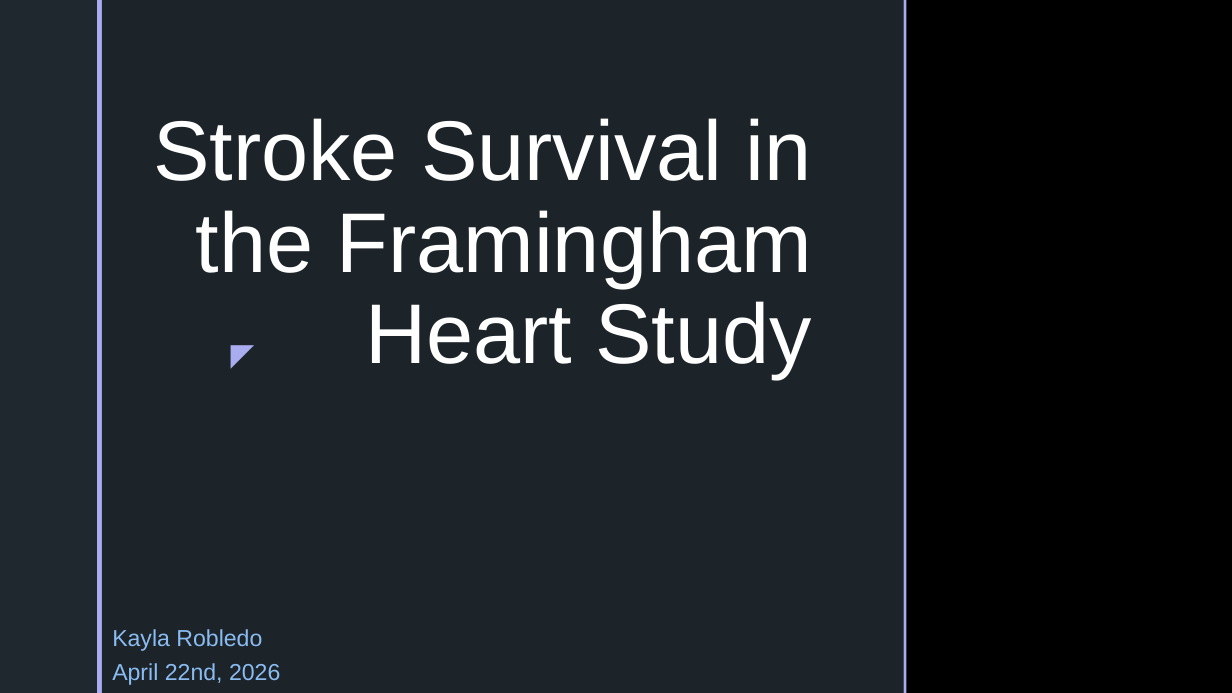
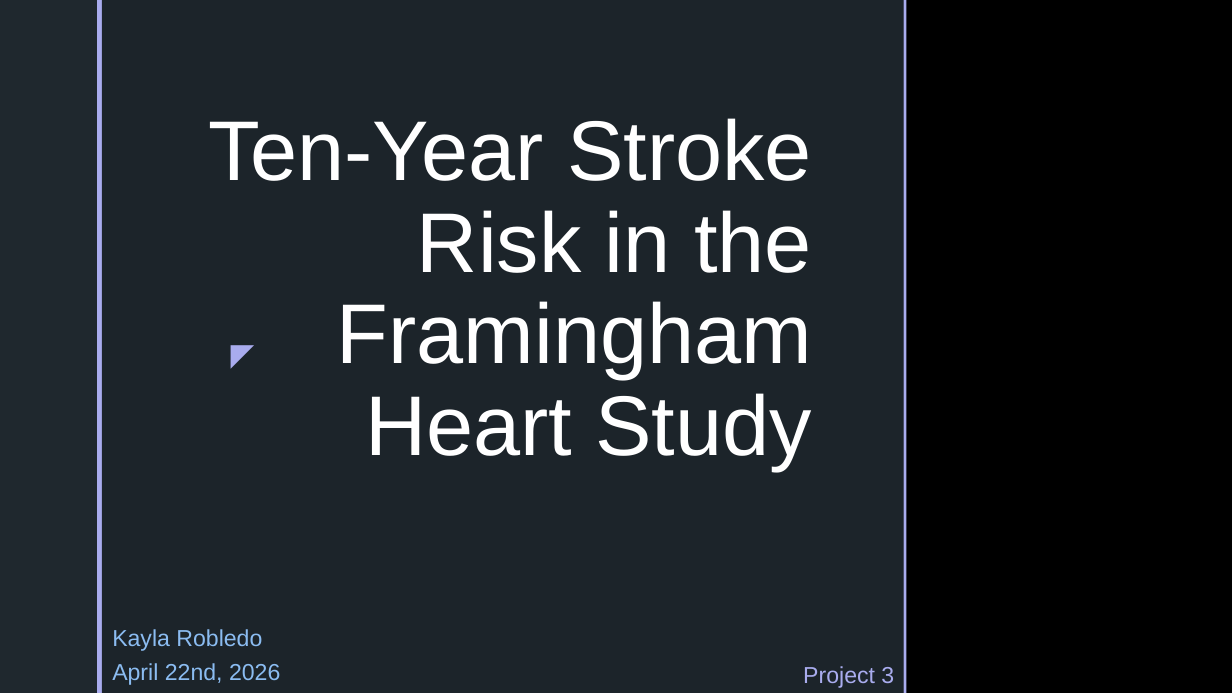
Before and after one commit to robledok/BIOS6624, a slide deck: slide 1 of Project 3/Dissemination/Project 3 Final Presentation.pptx. Drawn at 1232x693 pixels with LibreOffice and Linux fonts; fonts in the diff are those of the drawing; background and template pictures are left out. Boxes give left, top, right and bottom in pixels: in the first picture for what was removed or moved away, otherwise in the second. Text is boxed around its words. In the diff, an @@ line names an element or a change of style, - is before the commit and + after.

Commit message:
final presentation

```diff
--- a/Project 3/Dissemination/Project 3 Final Presentation.pptx
+++ b/Project 3/Dissemination/Project 3 Final Presentation.pptx
@@ title at bbox=[208, 118, 812, 471]: text changed @@
-Stroke Survival in the Framingham Heart Study
+Ten-Year Stroke Risk in the Framingham Heart Study
@@ text added at bbox=[803, 666, 894, 688], 18 pt, text #A9ACEE @@
+Project 3
```
Also in this commit, not shown: 2 other slides changed.
